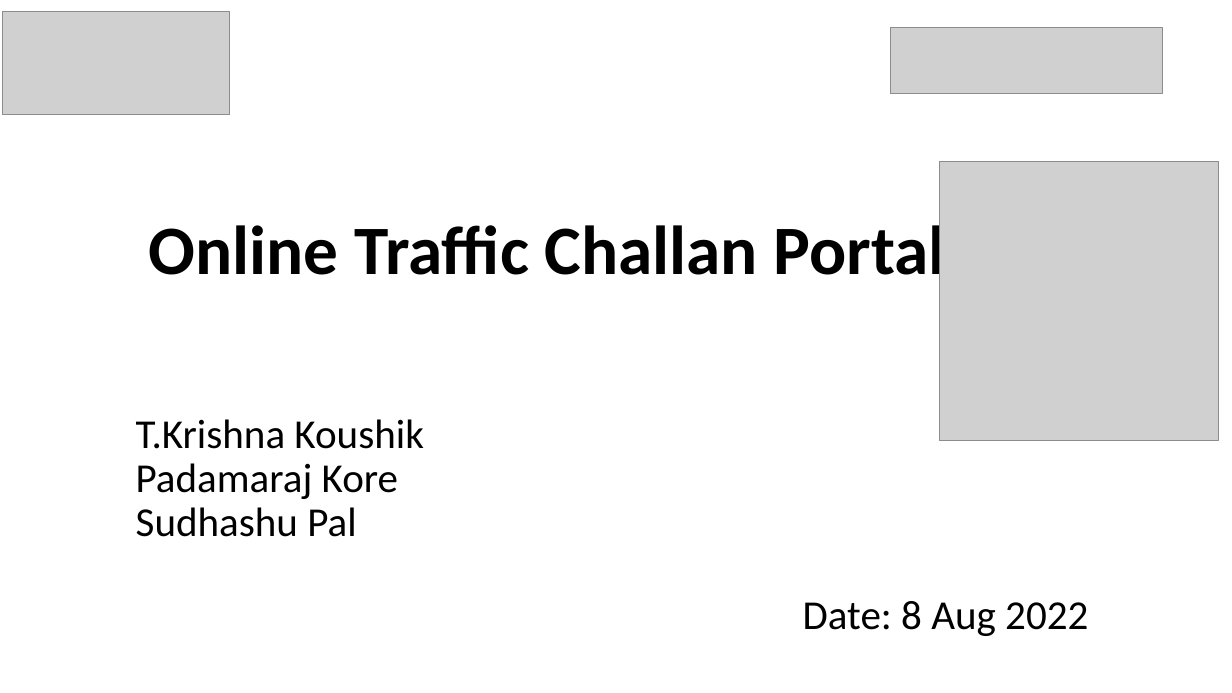
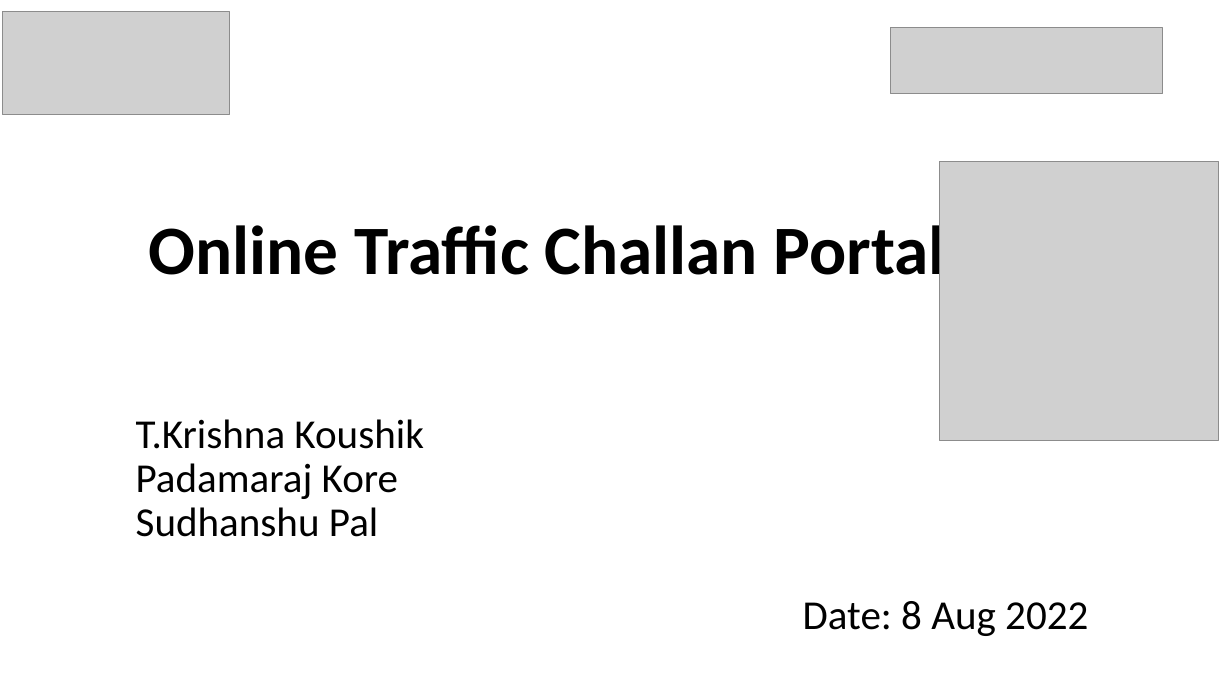
Before and after one commit to Sudhanshup7408/OnlineTrafficChallanPortal, a slide deck: slide 1 of MajorProject.pptx. Drawn at 1232x693 pixels with LibreOffice and Linux fonts; fonts in the diff are those of the drawing; grey boxes stand for pictures; background and template pictures are left out. Boxes give left, top, right and bottom in pixels: in the first picture for what was removed or moved away, otherwise in the second. Text is boxed around its words. In the diff, an @@ line names an element or a change of style, - is before the commit and + after.

```diff
--- a/MajorProject.pptx
+++ b/MajorProject.pptx
@@ title at [136,419,423,537]: text changed @@
-T.Krishna Koushik
-Padamaraj Kore
-Sudhashu Pal
+T.Krishna Koushik
+Padamaraj Kore
+Sudhanshu Pal
```
Also in this commit, not shown: 2 other slides changed, 1 slide added, 3 other files.
